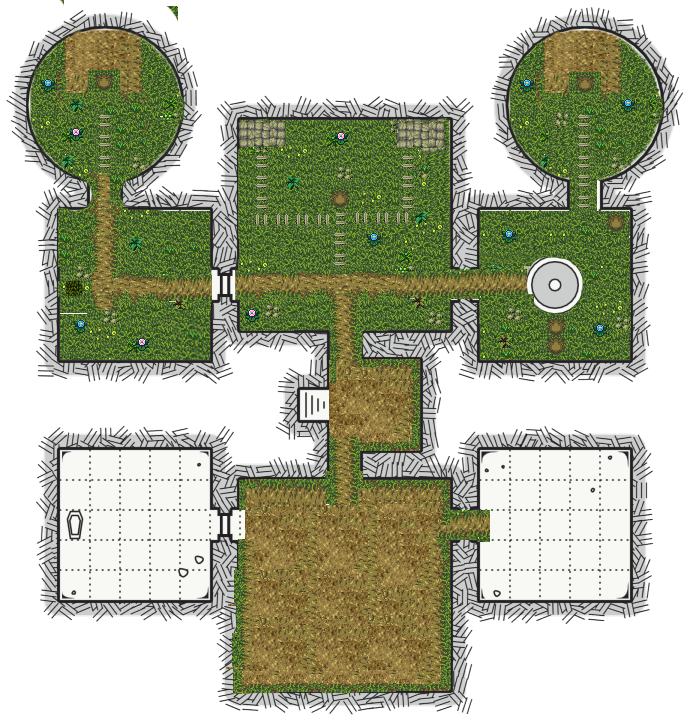
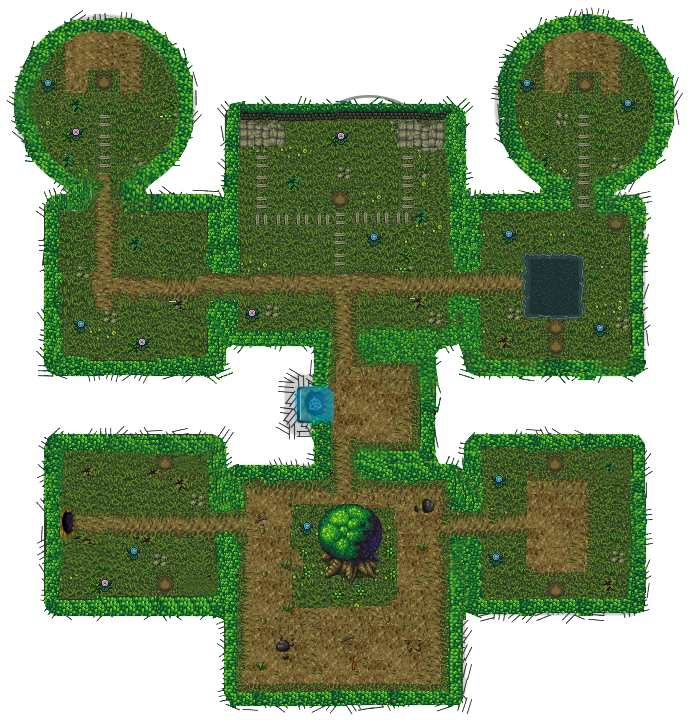
Before/after of a 690px x 720px layered artwork. What changed in the layer stack:
added layer "Capa 3 copia 4" above "Capa 27" over (295, 386, 334, 424)
renamed "Capa 127" to "Capa 27", painted on it over (6, 14, 674, 708)
removed layer "Capa 128" over (299, 586, 341, 592)
removed layer "Capa 121 copia" over (242, 671, 279, 693)
removed layer "Capa 121" over (279, 670, 316, 692)
removed layer "Capa 126" over (299, 619, 341, 625)
removed layer "Capa 120" over (286, 670, 323, 692)
removed layer "Capa 119" over (322, 671, 359, 693)
removed layer "Capa 118" over (359, 670, 396, 692)
removed layer "Capa 123" over (226, 602, 252, 669)
removed layer "Capa 122" over (228, 539, 254, 606)
removed layer "Capa 124" over (233, 658, 250, 694)
removed layer "Capa 125" over (249, 684, 291, 690)
removed layer "Capa 131" over (245, 479, 291, 507)
removed layer "Capa 130" over (280, 479, 326, 510)
removed layer "Capa 129" over (361, 480, 407, 504)
removed layer "Capa 132" over (358, 489, 416, 542)
removed layer "Capa 117" over (29, 0, 663, 691)
added layer "Elipse 1" (44%) above "Capa 1" over (291, 95, 447, 258)
painted on "Capa 1" over (6, 7, 684, 715)
